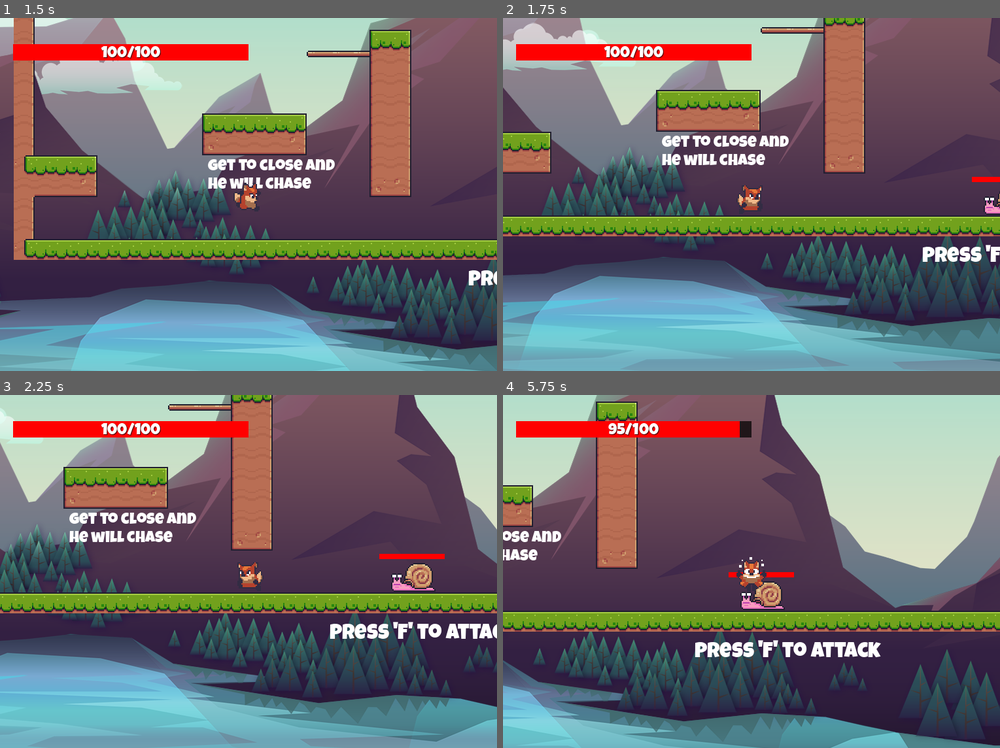
Above: before the commit, frames 1-4 (two rows, left to right).
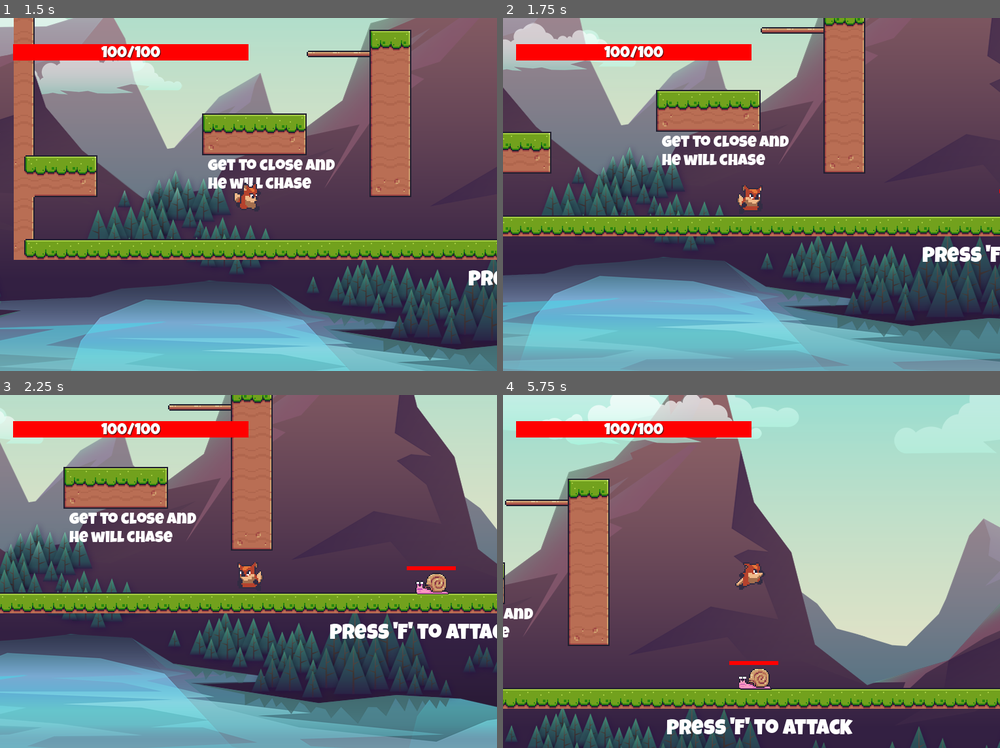
Above: after the commit, the same moments.

Repository: BrownJason/Godot-Testing
Game: Godot game, scene res://scenes/level/level.tscn
Same seed, same stepped clock (60 frames per second), same inputs: the game is played once before the commit and once after it.
Inputs (mouse positions are in pixels of both pictures, inside the frame that each line leads up to):
- Up to frame 1 (1.5 s): tap F at 0.5, 1.25 s; move the mouse to (357, 176) at 0.52 s; hold D (move_right) from 0.53 s (still down); click (357, 176) at 0.6 s; tap Space (jump) at 0.77, 0.8, 1.07, 1.35 s; move the mouse to (149, 212) at 1.27 s
- Up to frame 2 (1.75 s): keep holding D (move_right); tap Space (jump) at 1.52 s; click (652, 212) at 1.55 s
- Up to frame 3 (2.25 s): tap Space (jump) at 1.82 s; tap F at 2 s; move the mouse to (298, 493) at 2.02 s; release D (move_right) at 2.03 s; hold A (move_left) from 2.03 s (still down); click (298, 493) at 2.1 s
- Up to frame 4 (5.75 s): tap Space (jump) at 2.3, 3.02, 3.32, 3.6, 3.77, 4.07, 4.52, 4.82, 5.3 s; tap F at 2.75, 3.5, 4.25 s; move the mouse to (726, 642) at 2.77 s; release A (move_left) at 2.78 s; hold D (move_right) 2.78-4.28 s; click (726, 642) at 2.85 s; move the mouse to (900, 624) at 3.52 s; move the mouse to (602, 518) at 4.27 s; hold A (move_left) 4.28-5.03 s; click (602, 518) at 4.35 s; move the mouse to (776, 571) at 5.02 s; hold D (move_right) from 5.03 s (still down); click (776, 571) at 5.1 s

Frame 1 is identical in both runs. In frame 2, 0.2% of the frame differs, in the area x 94-100%, y 45-56%; in frame 3, 1.0%; in frame 4, 63%, in the area x 0-100%, y 0-100%.

Commit message:
Remove non-base enemy stuff from it's script and create enemy stats resource

Diff:
--- /dev/null
+++ b/resources/enemy_stats.gd
@@ -0,0 +1,6 @@
+class_name EnemyStats
+extends Resource
+
+@export var speed: float = 75.0
+@export var health: int = 50
+@export var damage: int = 5
--- /dev/null
+++ b/resources/snail.tres
@@ -0,0 +1,9 @@
+[gd_resource type="Resource" script_class="EnemyStats" load_steps=2 format=3 uid="uid://cwp33udcfjtit"]
+
+[ext_resource type="Script" path="res://resources/enemy_stats.gd" id="1_msblh"]
+
+[resource]
+script = ExtResource("1_msblh")
+speed = 75.0
+health = 50
+damage = 5
--- a/Base_Enemy.gd
+++ b/scenes/base_entitys/Base_Enemy.gd
@@ -4,46 +4,34 @@
 @export var health_comp: HealthComponent
 @export var damage_comp: DamageComponent
 @export var move_comp: MovementComponent
+@export var anim_comp: AnimationComponent
 
 var player: Player
 @onready var sprite_2d = $Sprite2D
 @onready var animation_player = $AnimationPlayer
 @onready var damage_label = $DamageLabel
+
 var body_within_attack_range: bool = false
+
+var stats: EnemyStats = null
 
 signal facing_dir_changed(facing_right: bool)
 
 func _ready():
+	health_comp._max_health = stats.health
+	damage_comp._damage_amount = stats.damage
+	move_comp.speed = stats.speed
+
 	damage_label.value = health_comp._health
 	damage_label.max_value = health_comp._health
 
 func _process(delta):
-	velocity = Vector2.ZERO
-	if player and global_position.distance_to(player.global_position) > 60:
-		move_comp.enemy_chase(self, player, delta)
-		velocity.y = 0
-
-	if velocity.x != 0 and !player:
-		move_toward(velocity.x, 0.0, delta)
-
-	if velocity.x != 0:
-		animation_player.play("move")
-	else:
-		animation_player.play("idle")
+	move_comp.enemy_chase(self, player, delta)
 
 	move_and_slide()
-	update_facing_dir()
 
 	if body_within_attack_range and player != null:
 		damage_comp.deal_damage_on_hit(player)
-
-func update_facing_dir():
-	if velocity.x < 0:
-		sprite_2d.flip_h = false
-		emit_signal("facing_dir_changed", false)
-	if velocity.x > 0:
-		sprite_2d.flip_h = true
-		emit_signal("facing_dir_changed", true)
 
 func take_damage(damage):
 	health_comp.take_damage(damage)
--- a/scenes/base_entitys/base_enemy.tscn
+++ b/scenes/base_entitys/base_enemy.tscn
@@ -1,18 +1,11 @@
-[gd_scene load_steps=19 format=3 uid="uid://csb2yi1ofxq81"]
+[gd_scene load_steps=15 format=3 uid="uid://csb2yi1ofxq81"]
 
-[ext_resource type="Script" path="res://Base_Enemy.gd" id="1_c622x"]
+[ext_resource type="Script" path="res://scenes/base_entitys/Base_Enemy.gd" id="1_c622x"]
 [ext_resource type="Script" path="res://scenes/components/health/health_component.gd" id="2_srwyq"]
-[ext_resource type="Texture2D" uid="uid://bh4gri7usnvtg" path="res://assest/snail.png" id="3_kjgyi"]
 [ext_resource type="Script" path="res://scenes/components/movement/movement_component.gd" id="4_2dg02"]
 [ext_resource type="Script" path="res://scenes/components/damage/damage_component.gd" id="4_wq2uh"]
+[ext_resource type="Script" path="res://scenes/components/animation/animtation_component.gd" id="5_wrs1c"]
 [ext_resource type="PackedScene" uid="uid://crjctvja1x4ew" path="res://scenes/components/hit_box/hit_box_enemy_comp.tscn" id="6_i5f37"]
-[ext_resource type="Script" path="res://scenes/player/facing_dir.gd" id="6_wbfps"]
-
-[sub_resource type="CapsuleShape2D" id="CapsuleShape2D_er461"]
-height = 36.0
-
-[sub_resource type="CircleShape2D" id="CircleShape2D_mps3d"]
-radius = 109.0
 
 [sub_resource type="Gradient" id="Gradient_qy08l"]
 offsets = PackedFloat32Array(1)
@@ -30,13 +23,8 @@
 gradient = SubResource("Gradient_oq6cq")
 width = 50
 
-[sub_resource type="RectangleShape2D" id="RectangleShape2D_f5ct4"]
-size = Vector2(32, 20)
-
-[sub_resource type="Animation" id="Animation_62viy"]
-resource_name = "idle"
-length = 0.1
-loop_mode = 1
+[sub_resource type="Animation" id="Animation_ca776"]
+length = 0.001
 tracks/0/type = "value"
 tracks/0/imported = false
 tracks/0/enabled = true
@@ -50,8 +38,10 @@
 "values": [0]
 }
 
-[sub_resource type="Animation" id="Animation_ca776"]
-length = 0.001
+[sub_resource type="Animation" id="Animation_62viy"]
+resource_name = "idle"
+length = 0.1
+loop_mode = 1
 tracks/0/type = "value"
 tracks/0/imported = false
 tracks/0/enabled = true
@@ -88,12 +78,13 @@
 "move": SubResource("Animation_3k4ku")
 }
 
-[node name="Base_Enemy" type="CharacterBody2D" node_paths=PackedStringArray("health_comp", "damage_comp", "move_comp")]
+[node name="Base_Enemy" type="CharacterBody2D" node_paths=PackedStringArray("health_comp", "damage_comp", "move_comp", "anim_comp")]
 collision_layer = 4
 script = ExtResource("1_c622x")
 health_comp = NodePath("HealthComponent")
 damage_comp = NodePath("DamageComponent")
 move_comp = NodePath("MovementComponent")
+anim_comp = NodePath("AnimationComponent")
 
 [node name="HealthComponent" type="Node" parent="."]
 script = ExtResource("2_srwyq")
@@ -112,21 +103,17 @@
 script = ExtResource("4_2dg02")
 speed = 75
 
+[node name="AnimationComponent" type="Node" parent="." node_paths=PackedStringArray("sprite", "anim_player")]
+script = ExtResource("5_wrs1c")
+sprite = NodePath("../Sprite2D")
+anim_player = NodePath("../AnimationPlayer")
+
 [node name="Sprite2D" type="Sprite2D" parent="."]
-texture = ExtResource("3_kjgyi")
 hframes = 10
-
-[node name="CollisionShape2D" type="CollisionShape2D" parent="."]
-position = Vector2(-1, 1)
-rotation = 1.5708
-shape = SubResource("CapsuleShape2D_er461")
 
 [node name="ChaseZone" type="Area2D" parent="."]
 collision_layer = 4
 collision_mask = 2
-
-[node name="CollisionShape2D" type="CollisionShape2D" parent="ChaseZone"]
-shape = SubResource("CircleShape2D_mps3d")
 
 [node name="DamageLabel" type="TextureProgressBar" parent="."]
 anchors_preset = 8
@@ -148,11 +135,7 @@
 
 [node name="HitBox" parent="." node_paths=PackedStringArray("enemy", "facing_collision_dir") instance=ExtResource("6_i5f37")]
 enemy = NodePath("..")
-facing_collision_dir = NodePath("FacingCollisionShape")
-
-[node name="FacingCollisionShape" type="CollisionShape2D" parent="HitBox"]
-shape = SubResource("RectangleShape2D_f5ct4")
-script = ExtResource("6_wbfps")
+facing_collision_dir = NodePath("")
 
 [node name="AnimationPlayer" type="AnimationPlayer" parent="."]
 libraries = {
--- a/scenes/components/animation/animtation_component.gd
+++ b/scenes/components/animation/animtation_component.gd
@@ -28,3 +28,17 @@
 func handle_hurt_animation(is_hurt: bool):
 	if is_hurt:
 		anim_player.play("hurt")
+
+func handle_snail_horizontal_flip(move_direction: float):
+	if move_direction == 0:
+		return
+
+	sprite.flip_h = false if move_direction < 0 else true
+
+func handle_snail_move_animation(move_direction: float):
+	handle_snail_horizontal_flip(move_direction)
+
+	if move_direction != 0:
+		anim_player.play("move")
+	else:
+		anim_player.play("idle")
--- a/scenes/components/jump/jump_component.gd
+++ b/scenes/components/jump/jump_component.gd
@@ -6,7 +6,7 @@
 var can_double_jump: bool = true
 var is_jumping: bool = false
 
-func player_jump(body: CharacterBody2D, delta: float, want_to_jump: bool):
+func jump(body: CharacterBody2D, delta: float, want_to_jump: bool):
 	if want_to_jump and body.is_on_floor():
 		body.velocity.y += JUMP_VELOCITY
 		can_double_jump = true
--- a/scenes/components/movement/movement_component.gd
+++ b/scenes/components/movement/movement_component.gd
@@ -21,5 +21,18 @@
 	body.velocity.x = move_toward(body.velocity.x, direction * speed, velocity_change_speed)
 
 # Enemy Movement functions
-func enemy_chase(body, target, delta):
-	body.velocity = body.global_position.direction_to(target.global_position) * speed
+func enemy_chase(body: CharacterBody2D, target: CharacterBody2D, delta: float):
+	var velocity_change_speed: float = 0.0
+	var direction = Vector2.ZERO
+
+	if body.is_on_floor():
+		velocity_change_speed = ground_accel if direction.x != 0 else ground_decel
+	else:
+		velocity_change_speed = air_accel if direction.x != 0 else air_decel
+
+	if target:
+		direction = body.global_position.direction_to(target.global_position)
+	else:
+		direction = Vector2.ZERO
+
+	body.velocity.x = move_toward(body.velocity.x, direction.x * speed, velocity_change_speed)
--- /dev/null
+++ b/scenes/enemies/snail.gd
@@ -0,0 +1,39 @@
+class_name Snail
+extends BaseEnemy
+
+func _ready():
+	stats = load("res://resources/snail.tres")
+
+	health_comp._max_health = stats.health
+	damage_comp._damage_amount = stats.damage
+	move_comp.speed = stats.speed
+
+	damage_label.value = health_comp._health
+	damage_label.max_value = health_comp._health
+
+func _process(delta):
+	move_comp.enemy_chase(self, player, delta)
+	anim_comp.handle_snail_move_animation(velocity.x)
+
+	move_and_slide()
+
+	if body_within_attack_range and player != null:
+		damage_comp.deal_damage_on_hit(player)
+
+func take_damage(damage):
+	health_comp.take_damage(damage)
+	damage_label.value = health_comp._health
+
+func _on_area_2d_body_entered(body):
+	player = body
+
+func _on_area_2d_body_exited(body):
+	player = null
+
+func _on_hit_box_body_entered(body):
+	if body == player:
+		body_within_attack_range = true
+
+func _on_hit_box_body_exited(body):
+	if body == player:
+		body_within_attack_range = false
--- /dev/null
+++ b/scenes/enemies/snail.tscn
@@ -0,0 +1,37 @@
+[gd_scene load_steps=8 format=3 uid="uid://828dwgsmhknu"]
+
+[ext_resource type="PackedScene" uid="uid://csb2yi1ofxq81" path="res://scenes/base_entitys/base_enemy.tscn" id="1_w7bwq"]
+[ext_resource type="Script" path="res://scenes/enemies/snail.gd" id="2_x12ir"]
+[ext_resource type="Texture2D" uid="uid://bh4gri7usnvtg" path="res://assest/snail.png" id="3_r0a6j"]
+[ext_resource type="Script" path="res://scenes/player/facing_dir.gd" id="4_nscx8"]
+
+[sub_resource type="CapsuleShape2D" id="CapsuleShape2D_hdn64"]
+
+[sub_resource type="RectangleShape2D" id="RectangleShape2D_0g1cp"]
+size = Vector2(321, 20)
+
+[sub_resource type="RectangleShape2D" id="RectangleShape2D_yfdo3"]
+size = Vector2(35, 20)
+
+[node name="Snail" instance=ExtResource("1_w7bwq")]
+scale = Vector2(1.5, 1.5)
+script = ExtResource("2_x12ir")
+
+[node name="CollisionShape2D" type="CollisionShape2D" parent="." index="0"]
+rotation = 1.5708
+shape = SubResource("CapsuleShape2D_hdn64")
+
+[node name="Sprite2D" parent="." index="5"]
+texture = ExtResource("3_r0a6j")
+
+[node name="CollisionShape2D" type="CollisionShape2D" parent="ChaseZone" index="0"]
+position = Vector2(0.5, 0)
+shape = SubResource("RectangleShape2D_0g1cp")
+
+[node name="HitBox" parent="." index="8" node_paths=PackedStringArray("facing_collision_dir")]
+facing_collision_dir = NodePath("FacingCollisionShape")
+
+[node name="FacingCollisionShape" type="CollisionShape2D" parent="HitBox" index="0"]
+position = Vector2(1.5, 0)
+shape = SubResource("RectangleShape2D_yfdo3")
+script = ExtResource("4_nscx8")
--- a/scenes/level/level.tscn
+++ b/scenes/level/level.tscn
@@ -4,9 +4,9 @@
 [ext_resource type="Texture2D" uid="uid://drti1djhidh0r" path="res://assest/game_background_1.png" id="1_tviqu"]
 [ext_resource type="Texture2D" uid="uid://dpcev4qc1oi6q" path="res://assest/Terrain (16x16).png" id="1_ujrtm"]
 [ext_resource type="PackedScene" uid="uid://cexfal8mi8hae" path="res://scenes/player/player.tscn" id="2_u43xh"]
-[ext_resource type="PackedScene" uid="uid://csb2yi1ofxq81" path="res://scenes/base_entitys/base_enemy.tscn" id="3_0tmhh"]
 [ext_resource type="PackedScene" uid="uid://c73nrwhn1v4jr" path="res://scenes/ui/ui_health_bar.tscn" id="4_raeig"]
 [ext_resource type="FontFile" uid="uid://c7drv0ctoigoh" path="res://assest/LuckiestGuy-Regular.ttf" id="5_7ku7c"]
+[ext_resource type="PackedScene" uid="uid://828dwgsmhknu" path="res://scenes/enemies/snail.tscn" id="7_7aku3"]
 
 [sub_resource type="TileSetAtlasSource" id="TileSetAtlasSource_g36pn"]
 texture = ExtResource("1_ujrtm")
@@ -508,10 +508,6 @@
 
 [node name="Camera2D" type="Camera2D" parent="Player"]
 
-[node name="Base_Enemy" parent="." instance=ExtResource("3_0tmhh")]
-position = Vector2(787, 295)
-scale = Vector2(2, 2)
-
 [node name="AttackInfoLabel" type="Label" parent="."]
 z_index = -1
 offset_left = 663.0
@@ -531,3 +527,6 @@
 text = "Get to close and he will chase"
 label_settings = SubResource("LabelSettings_cqfxq")
 autowrap_mode = 2
+
+[node name="Snail" parent="." instance=ExtResource("7_7aku3")]
+position = Vector2(817, 309)
